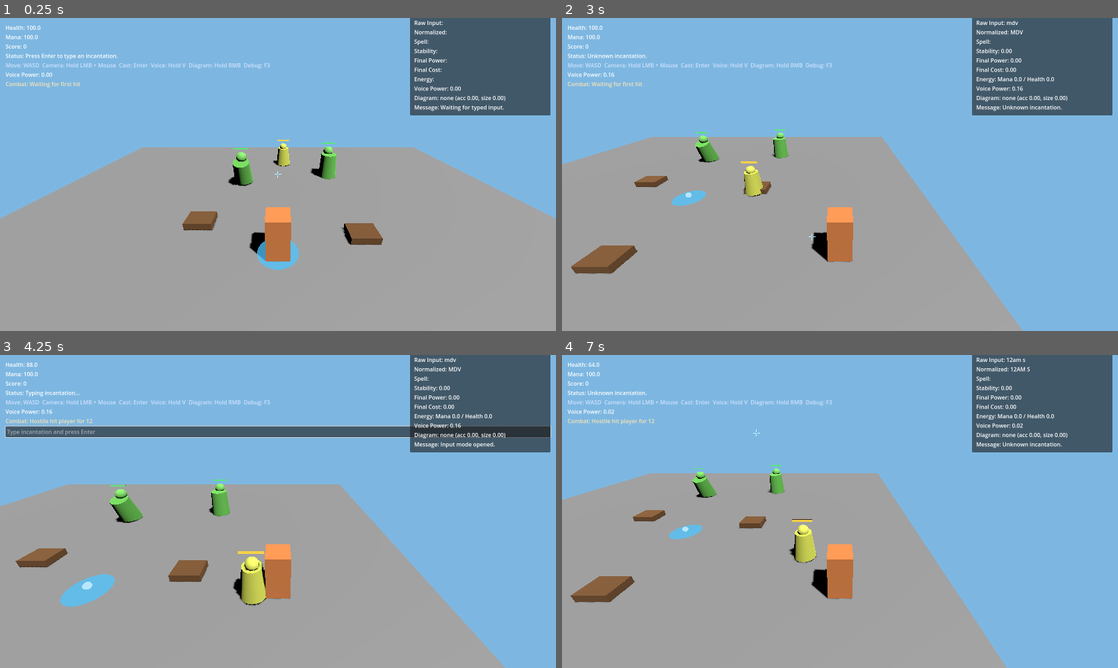
Above: before the commit, frames 1-4 (two rows, left to right).
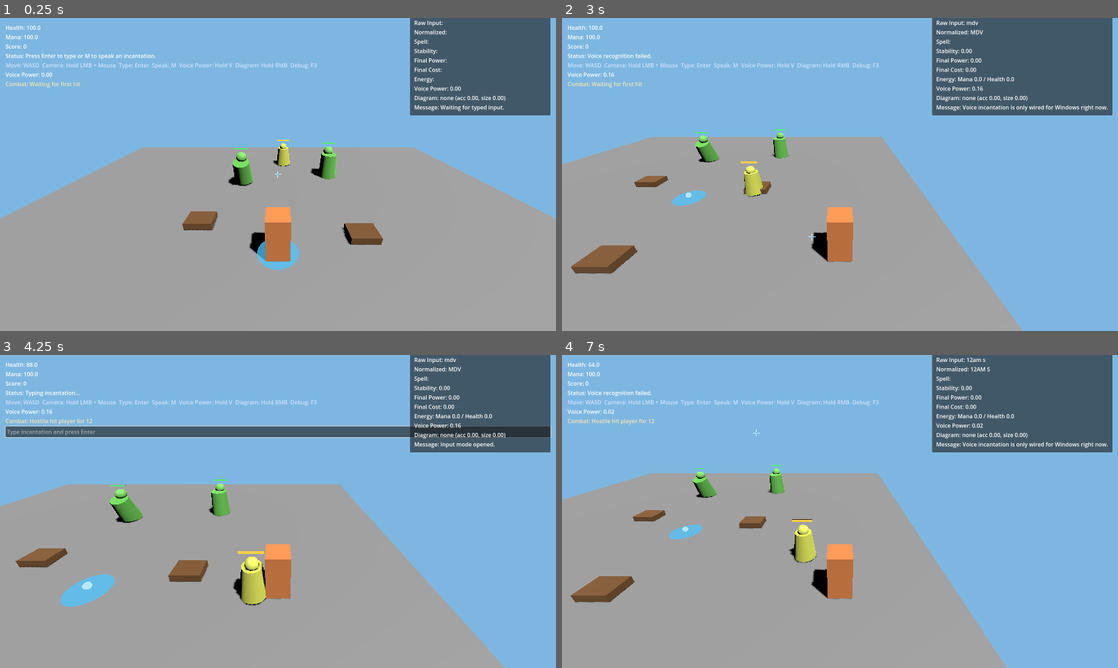
Above: after the commit, the same moments.

Repository: sh4d0w28/the-magic-engine
Game: Godot game, scene res://scenes/Main.tscn
Same seed, same stepped clock (60 frames per second), same inputs: the game is played once before the commit and once after it.
Inputs (mouse positions are in pixels of both pictures, inside the frame that each line leads up to):
- Up to frame 1 (0.25 s): no input
- Up to frame 2 (3 s): tap Enter at 0.5, 0.8, 1.35, 2.3 s; move the mouse to (962, 158) at 0.52 s; hold D (move_right) 0.53-1.28 s; hold M (voice_incantation, bound only after the commit) 0.53-1.28 s; click (962, 158) at 0.67 s; move the mouse to (728, 190) at 1.27 s; hold S (move_back) 1.28-2.03 s; click (728, 190) at 1.42 s; tap M (voice_incantation, bound only after the commit) at 1.55, 2.85 s; move the mouse to (895, 105) at 2.02 s; hold D (move_right) 2.03-2.78 s; hold V (voice_charge) 2.03-2.78 s; click (895, 105) at 2.17 s; move the mouse to (812, 237) at 2.77 s; hold W (move_forward) from 2.78 s (still down); click (812, 237) at 2.92 s
- Up to frame 3 (4.25 s): move the mouse to (444, 558) at 3.52 s; release W (move_forward) at 3.53 s; hold A (move_left) from 3.53 s (still down); tap Enter at 3.6 s; click (444, 558) at 3.67 s
- Up to frame 4 (7 s): release A (move_left) at 4.25 s; click (840, 430) at 4.27 s; type "12" at 4.35 s; move the mouse to (673, 464) at 5.02 s; hold A (move_left) 5.03-5.78 s; tap M (voice_incantation, bound only after the commit) at 5.1, 6.8 s; click (673, 464) at 5.17 s; tap Space at 5.75 s; move the mouse to (867, 511) at 5.77 s; hold S (move_back) 5.78-6.53 s; tap Enter at 5.85 s; click (867, 511) at 5.92 s; move the mouse to (756, 433) at 6.52 s; hold D (move_right) from 6.53 s (still down); tap V (voice_charge) at 6.6 s; click (756, 433) at 6.67 s

The runs differ from the first frame. In frame 1, 0.3% of the frame differs, in the area x 14-57%, y 11-17%; in frame 2, 3.5%; in frame 3, 0.2%; in frame 4, 3.5%, in the area x 4-99%, y 0-32%.

Commit message:
feat: add microphone voice incantation input

Diff:
--- a/project.godot
+++ b/project.godot
@@ -40,6 +40,10 @@
 "deadzone": 0.5,
 "events": [Object(InputEventKey,"resource_local_to_scene":false,"resource_name":"","device":-1,"window_id":0,"alt_press …(193 unchanged characters)…
 }
+voice_incantation={
+"deadzone": 0.5,
+"events": [Object(InputEventKey,"resource_local_to_scene":false,"resource_name":"","device":-1,"window_id":0,"alt_pressed":false,"shift_pressed":false,"ctrl_pressed":false,"meta_pressed":false,"pressed":false,"keycode":0,"physical_keycode":77,"key_label":0,"unicode":109,"location":0,"echo":false,"script":null)]
+}
 camera_orbit={
 "deadzone": 0.5,
 "events": [Object(InputEventMouseButton,"resource_local_to_scene":false,"resource_name":"","device":-1,"window_id":0,"a …(254 unchanged characters)…
--- a/scenes/Main.tscn
+++ b/scenes/Main.tscn
@@ -8,6 +8,7 @@
 [ext_resource type="Script" path="res://scripts/magic/SpellManager.gd" id="5_4a5sh"]
 [ext_resource type="PackedScene" path="res://scenes/environment/WoodPile.tscn" id="6_4s32g"]
 [ext_resource type="Script" path="res://scripts/input/VoicePowerTracker.gd" id="7_7lgpd"]
+[ext_resource type="Script" path="res://scripts/input/VoiceIncantationRecognizer.gd" id="8_jo3an"]
 [ext_resource type="Script" path="res://scripts/input/DiagramRecognizer.gd" id="8_jdli3"]
 [ext_resource type="PackedScene" path="res://scenes/effects/TargetIndicator.tscn" id="9_dq4vf"]
 [ext_resource type="PackedScene" path="res://scenes/environment/TargetDummy.tscn" id="10_u2gkf"]
@@ -80,6 +81,9 @@
 [node name="VoicePowerTracker" type="Node" parent="InputController"]
 script = ExtResource("7_7lgpd")
 
+[node name="VoiceIncantationRecognizer" type="Node" parent="InputController"]
+script = ExtResource("8_jo3an")
+
 [node name="DiagramRecognizer" type="Node" parent="InputController"]
 script = ExtResource("8_jdli3")
 
--- a/scripts/input/InputController.gd
+++ b/scripts/input/InputController.gd
@@ -4,19 +4,23 @@
 @onready var _debug_panel: PanelContainer = $"../UI/DebugPanel"
 @onready var _spell_manager: Node = $"../SpellManager"
 @onready var _voice_power_tracker: Node = $VoicePowerTracker
+@onready var _voice_incantation_recognizer: Node = $VoiceIncantationRecognizer
 @onready var _diagram_recognizer: Node = $DiagramRecognizer
 
 
 func _ready() -> void:
 	_hud.input_submitted.connect(_on_input_submitted)
 	_voice_power_tracker.voice_power_changed.connect(_on_voice_power_changed)
+	_voice_incantation_recognizer.listening_started.connect(_on_voice_listening_started)
+	_voice_incantation_recognizer.recognition_completed.connect(_on_voice_recognition_completed)
+	_voice_incantation_recognizer.recognition_failed.connect(_on_voice_recognition_failed)
 	_diagram_recognizer.diagram_changed.connect(_on_diagram_changed)
 	get_tree().set_meta("show_debug_hitboxes", false)
 	call_deferred("_initialize_ui_state")
 
 
 func _initialize_ui_state() -> void:
-	_hud.set_status("Press Enter to type an incantation.")
+	_hud.set_status("Press Enter to type or M to speak an incantation.")
 	_debug_panel.set_message("Waiting for typed input.")
 	_on_voice_power_changed(_voice_power_tracker.get_voice_power())
 	_on_diagram_changed(_diagram_recognizer.get_diagram_result())
@@ -28,6 +32,13 @@
 			_hud.open_input()
 			_hud.set_status("Typing incantation...")
 			_debug_panel.set_message("Input mode opened.")
+			get_viewport().set_input_as_handled()
+		elif event.is_action_pressed("voice_incantation") and not _hud.is_input_open():
+			if _voice_incantation_recognizer.is_listening():
+				_hud.set_status("Voice recognizer is already listening.")
+				_debug_panel.set_message("Voice recognizer is already listening.")
+			else:
+				_voice_incantation_recognizer.start_listening()
 			get_viewport().set_input_as_handled()
 		elif event.keycode == KEY_ESCAPE and _hud.is_input_open():
 			_hud.close_input()
@@ -46,17 +57,9 @@
 
 func _on_input_submitted(raw_input: String) -> void:
 	var normalized_input := normalize_input(raw_input)
-	_hud.close_input()
-	_debug_panel.set_submitted_input(raw_input, normalized_input)
-	if normalized_input.is_empty():
-		_hud.set_status("No incantation submitted.")
-		_debug_panel.set_message("Submission was empty.")
-		return
-
-	_hud.set_status("Submitted: %s" % normalized_input)
-	_debug_panel.set_message("Normalized typed input submitted.")
-	if _spell_manager.has_method("submit_typed_incantation"):
-		_spell_manager.submit_typed_incantation(raw_input, normalized_input)
+	if _hud.is_input_open():
+		_hud.close_input()
+	_submit_incantation(raw_input, normalized_input, "typed", "Normalized typed input submitted.")
 
 
 func _on_voice_power_changed(voice_power: float) -> void:
@@ -76,3 +79,34 @@
 			node.set_debug_hitbox_visible(show_debug_hitboxes)
 	_hud.set_status("Debug hitboxes: %s" % ("On" if show_debug_hitboxes else "Off"))
 	_debug_panel.set_message("Debug hitboxes %s." % ("enabled" if show_debug_hitboxes else "disabled"))
+
+
+func _on_voice_listening_started() -> void:
+	_hud.set_status("Listening for voice incantation...")
+	_debug_panel.set_message("Microphone listener started.")
+
+
+func _on_voice_recognition_completed(result: Dictionary) -> void:
+	var raw_input: String = str(result.get("raw_text", ""))
+	var normalized_input: String = normalize_input(str(result.get("normalized_input", raw_input)))
+	_submit_incantation(raw_input, normalized_input, "voice", "Voice incantation recognized (conf %.2f)." % float(result.get("confidence", 0.0)))
+
+
+func _on_voice_recognition_failed(message: String) -> void:
+	_hud.set_status("Voice recognition failed.")
+	_debug_panel.set_message(message)
+
+
+func _submit_incantation(raw_input: String, normalized_input: String, input_type: String, debug_message: String) -> void:
+	_debug_panel.set_submitted_input(raw_input, normalized_input)
+	if normalized_input.is_empty():
+		_hud.set_status("No incantation submitted.")
+		_debug_panel.set_message("Submission was empty.")
+		return
+
+	_hud.set_status("Submitted: %s" % normalized_input)
+	_debug_panel.set_message(debug_message)
+	if input_type == "voice" and _spell_manager.has_method("submit_voice_incantation"):
+		_spell_manager.submit_voice_incantation(raw_input, normalized_input)
+	elif _spell_manager.has_method("submit_typed_incantation"):
+		_spell_manager.submit_typed_incantation(raw_input, normalized_input)
--- /dev/null
+++ b/scripts/input/VoiceIncantationRecognizer.gd
@@ -0,0 +1,123 @@
+extends Node
+
+signal listening_started
+signal recognition_completed(result: Dictionary)
+signal recognition_failed(message: String)
+
+@export var timeout_seconds: int = 5
+@export var minimum_confidence: float = 0.55
+
+var _worker_thread: Thread
+var _is_listening := false
+
+
+func _process(_delta: float) -> void:
+	if _worker_thread != null and _is_listening and not _worker_thread.is_alive():
+		var result: Dictionary = _worker_thread.wait_to_finish()
+		_worker_thread = null
+		_is_listening = false
+		_emit_result(result)
+
+
+func start_listening() -> bool:
+	if _is_listening:
+		return false
+
+	if OS.get_name() != "Windows":
+		recognition_failed.emit("Voice incantation is only wired for Windows right now.")
+		return false
+
+	_is_listening = true
+	listening_started.emit()
+	_worker_thread = Thread.new()
+	var start_error := _worker_thread.start(_run_recognition_job)
+	if start_error != OK:
+		_worker_thread = null
+		_is_listening = false
+		recognition_failed.emit("Failed to start voice recognizer thread.")
+		return false
+	return true
+
+
+func is_listening() -> bool:
+	return _is_listening
+
+
+func simulate_recognition(raw_input: String, normalized_input: String, confidence: float = 1.0) -> void:
+	_emit_result({
+		"success": true,
+		"status": "recognized",
+		"raw_text": raw_input,
+		"normalized_input": normalized_input,
+		"confidence": confidence,
+		"error": ""
+	})
+
+
+func simulate_failure(message: String) -> void:
+	_emit_result({
+		"success": false,
+		"status": "error",
+		"raw_text": "",
+		"normalized_input": "",
+		"confidence": 0.0,
+		"error": message
+	})
+
+
+func _run_recognition_job() -> Dictionary:
+	var script_path := ProjectSettings.globalize_path("res://tools/recognize_incantation.ps1")
+	var output: Array = []
+	var arguments := [
+		"-NoProfile",
+		"-ExecutionPolicy",
+		"Bypass",
+		"-File",
+		script_path,
+		"-TimeoutSeconds",
+		str(timeout_seconds)
+	]
+	var exit_code := OS.execute("powershell.exe", arguments, output, true)
+	var stdout_text := ""
+	if not output.is_empty():
+		stdout_text = "\n".join(output).strip_edges()
+
+	if stdout_text.is_empty():
+		return {
+			"success": false,
+			"status": "error",
+			"raw_text": "",
+			"normalized_input": "",
+			"confidence": 0.0,
+			"error": "Voice recognizer returned no output (exit %d)." % exit_code
+		}
+
+	var parsed: Variant = JSON.parse_string(stdout_text)
+	if typeof(parsed) != TYPE_DICTIONARY:
+		return {
+			"success": false,
+			"status": "error",
+			"raw_text": "",
+			"normalized_input": "",
+			"confidence": 0.0,
+			"error": "Voice recognizer returned invalid JSON."
+		}
+
+	var result: Dictionary = parsed
+	if exit_code != 0 and bool(result.get("success", false)):
+		result["success"] = false
+		result["error"] = "Voice recognizer exited with code %d." % exit_code
+	return result
+
+
+func _emit_result(result: Dictionary) -> void:
+	if not bool(result.get("success", false)):
+		recognition_failed.emit(str(result.get("error", "Voice recognition failed.")))
+		return
+
+	var confidence: float = float(result.get("confidence", 0.0))
+	if confidence < minimum_confidence:
+		recognition_failed.emit("Voice confidence too low (%.2f)." % confidence)
+		return
+
+	recognition_completed.emit(result)
--- a/scripts/magic/SpellManager.gd
+++ b/scripts/magic/SpellManager.gd
@@ -31,13 +31,13 @@
 	_hud.set_score(_score)
 
 
-func submit_typed_incantation(raw_input: String, normalized_input: String) -> void:
+func submit_incantation(raw_input: String, normalized_input: String, input_type: String = "typed") -> void:
 	var diagram_result: Dictionary = _diagram_recognizer.get_diagram_result()
 	var request := {
 		"caster": _player,
 		"raw_input": raw_input,
 		"normalized_input": normalized_input,
-		"input_type": "typed",
+		"input_type": input_type,
 		"voice_power": _voice_power_tracker.get_voice_power(),
 		"diagram_type": diagram_result.get("shape_type", "none"),
 		"diagram_accuracy": diagram_result.get("accuracy", 0.0),
@@ -52,6 +52,14 @@
 		_spawn_success_effect(result, request)
 	elif str(result.get("message", "")).contains("Not enough mana or health"):
 		_spawn_backlash(request)
+
+
+func submit_typed_incantation(raw_input: String, normalized_input: String) -> void:
+	submit_incantation(raw_input, normalized_input, "typed")
+
+
+func submit_voice_incantation(raw_input: String, normalized_input: String) -> void:
+	submit_incantation(raw_input, normalized_input, "voice")
 
 
 func _spawn_success_effect(result: Dictionary, request: Dictionary) -> void:
--- a/scripts/player/PlayerController.gd
+++ b/scripts/player/PlayerController.gd
@@ -88,6 +88,8 @@
 
 
 func reset_to_transform(respawn_transform: Transform3D) -> void:
+	global_position = respawn_transform.origin
+	global_basis = respawn_transform.basis
 	transform = respawn_transform
 	velocity = Vector3.ZERO
 
--- a/scripts/tests/AcceptanceRunner.gd
+++ b/scripts/tests/AcceptanceRunner.gd
@@ -42,6 +42,7 @@
 	var target_dummies: Node = world.get_node("Environment/TargetDummies")
 	var hostiles: Node = world.get_node("Environment/Hostiles")
 	var voice_power_tracker: Node = input_controller.get_node("VoicePowerTracker")
+	var voice_incantation_recognizer: Node = input_controller.get_node("VoiceIncantationRecognizer")
 	var diagram_recognizer: Node = input_controller.get_node("DiagramRecognizer")
 
 	_assert(main != null, "Main scene instantiates")
@@ -89,6 +90,16 @@
 	escape_event.keycode = KEY_ESCAPE
 	input_controller._unhandled_input(escape_event)
 	_assert(not hud.is_input_open(), "Escape cancels input")
+
+	energy_system.mana = 100.0
+	voice_incantation_recognizer.simulate_recognition("rock tore", "RAK TOR", 0.88)
+	await process_frame
+	_assert(debug_panel.get_node("MarginContainer/VBoxContainer/RawInputLabel").text.ends_with("rock tore"), "Voice recognition updates raw input")
+	_assert(debug_panel.get_node("MarginContainer/VBoxContainer/NormalizedInputLabel").text.ends_with("RAK TOR"), "Voice recognition normalizes incantation")
+	_assert(active_spells.get_child_count() == 1 and active_spells.get_child(0).name == "Fireball", "Voice recognition can cast fireball")
+	for child in active_spells.get_children():
+		child.queue_free()
+	await process_frame
 
 	# Milestone 4 and 5
 	energy_system.mana = 100.0
--- a/scripts/ui/HUD.gd
+++ b/scripts/ui/HUD.gd
@@ -22,6 +22,7 @@
 		set_health_and_mana(player.get_health(), player.get_mana())
 	_controls_label.modulate = Color(0.85, 0.9, 1.0, 0.9)
 	_combat_feed_label.modulate = Color(1.0, 0.9, 0.7, 0.95)
+	_controls_label.text = "Move: WASD  Camera: Hold LMB + Mouse  Type: Enter  Speak: M  Voice Power: Hold V  Diagram: Hold RMB  Debug: F3"
 
 
 func _process(_delta: float) -> void:
Not shown, added: tools/recognize_incantation.ps1
